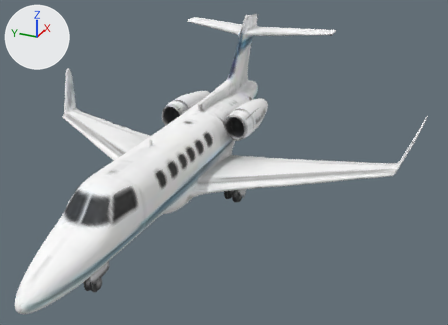
One commit to the glTF model public/models/citation2.glb: the scene before it, then after it.
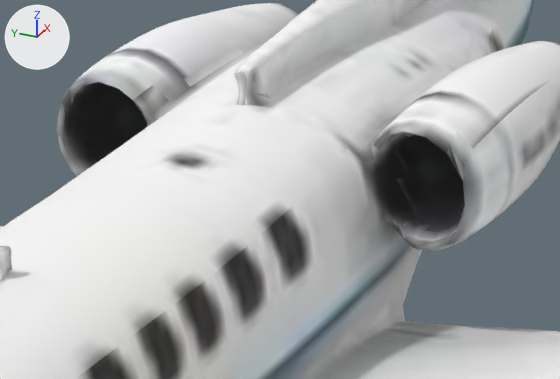
Old and new are each drawn whole from a 50 mm lens placed at (-16.76, -9.32, 7.74), pointed at (0.33, -1.63, -0.81) and again close up on the part from 34% to 59% of the width and 28% to 51% of the height. The axes (+X, +Y, +Z) are drawn at upper left. The lights are the same throughout. The last two pictures show the newer version. The close-ups show mesh edges as thin lines.
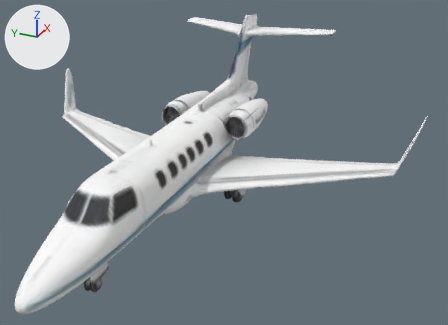
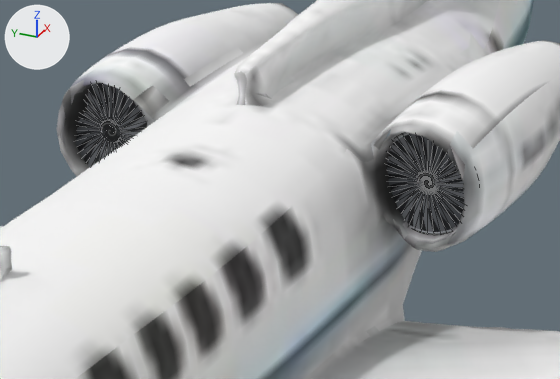
Boxes [x1, y1, x2, y2] around the edits, measured in the close-ups (560 x 379 px):
'mf_fan_2', added
    after: [387, 134, 465, 235]
'mf_fan_1', added
    after: [76, 82, 147, 167]

Patch to the scene script:
```diff
--- a/public/models/citation2.glb.py
+++ b/public/models/citation2.glb.py
@@ img_cit_fan_png @@
+img_cit_fan_png = load_image('cit_fan.png', '_unpacked/cit_fan.png', 256, 256, 'sRGB')
@@ mat_mf_fan_citation @@
+mat_mf_fan_citation = principled_material('mf_fan_citation')
+mat_mf_fan_citation.texture = img_cit_fan_png
+mat_mf_fan_citation.metallic = 0.35
+mat_mf_fan_citation.roughness = 0.55
@@ me_mf_fan_citation_blades @@
+me_mf_fan_citation_blades.from_pydata(...)  # 50 vertices, 48 faces; spans x 0.0, y -0.4..0.4, z -0.4..0.4
+me_mf_fan_citation_blades.materials.append(mat_mf_fan_citation)  # picture img_cit_fan_png
@@ ob_mf_fan_2 @@
+ob_mf_fan_2 = bpy.data.objects.new('mf_fan_2', me_mf_fan_citation_blades)
+ob_mf_fan_2.location = (2.17, -1.29, -0.255)
@@ ob_mf_fan_1 @@
+ob_mf_fan_1 = bpy.data.objects.new('mf_fan_1', me_mf_fan_citation_blades)
+ob_mf_fan_1.location = (2.17, 1.29, -0.255)
```
